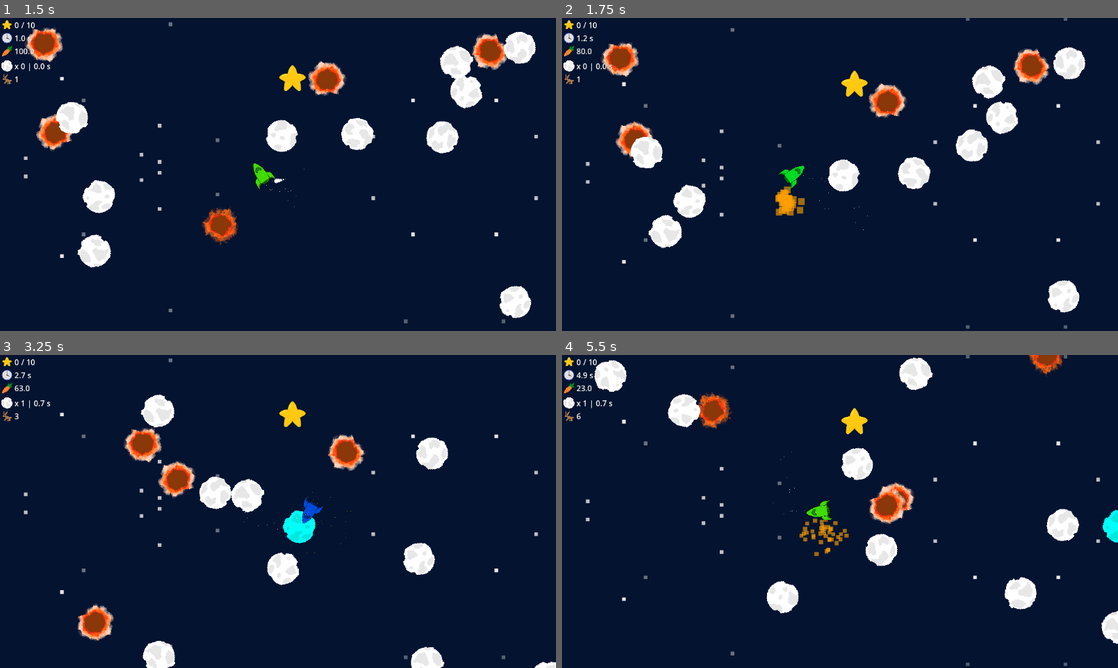
Above: before the commit, frames 1-4 (two rows, left to right).
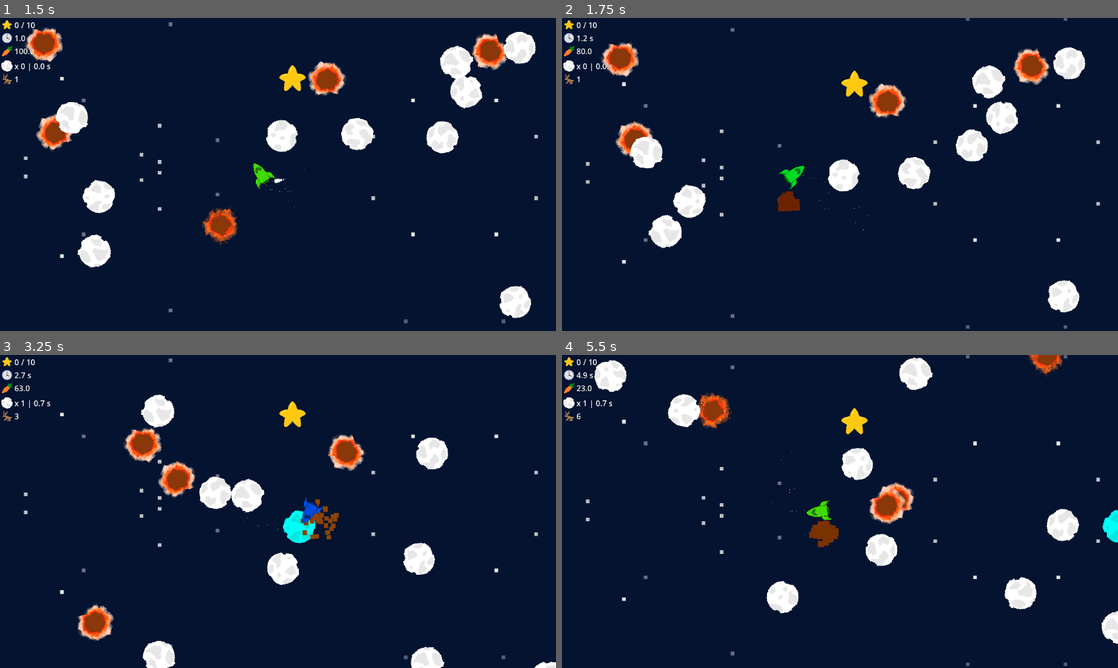
Above: after the commit, the same moments.

Repository: Setry/gj-solo
Game: Godot game, scene res://Scenes/MainTest.tscn
Same seed, same stepped clock (60 frames per second), same inputs: the game is played once before the commit and once after it.
Inputs:
- Up to frame 1 (1.5 s): tap Enter at 0.5 s; hold Space (press) 0.53-1.28 s; tap Space (press) at 1.35 s
- Up to frame 2 (1.75 s): no input
- Up to frame 3 (3.25 s): hold Space (press) 2.03-2.78 s; tap Space (press) at 2.85 s
- Up to frame 4 (5.5 s): hold Space (press) 3.53-4.28 s; tap Space (press) at 4.35 s; hold Space (press) from 5.03 s (still down)

Frame 1 is identical in both runs. In frame 2, 0.4% of the frame differs, in the area x 38-44%, y 53-64%; in frame 3, 0.3%; in frame 4, 0.5%, in the area x 42-52%, y 52-65%.

Commit message:
changed particles and color

Diff:
--- a/assets/Enemy.tscn
+++ b/assets/Enemy.tscn
@@ -6,6 +6,10 @@
 [sub_resource type="Curve" id="Curve_2fdgs"]
 _data = [Vector2(0, 1), 0.0, 0.0, 0, 0, Vector2(0.721591, 0), 0.0, 0.0, 0, 0]
 point_count = 2
+
+[sub_resource type="Gradient" id="Gradient_2fdgs"]
+offsets = PackedFloat32Array(0, 0.286667, 0.6, 1)
+colors = PackedColorArray(0.393443, 0.0975818, 0, 1, 0.532595, 0.265813, 1.92523e-07, 1, 0.99339, 0.237288, 0, 1, 0.99, 0, 0, 1)
 
 [sub_resource type="CircleShape2D" id="CircleShape2D_g2rrn"]
 radius = 31.9
@@ -22,7 +26,6 @@
 amount = 40
 lifetime = 0.5
 one_shot = true
-speed_scale = 2.0
 explosiveness = 1.0
 emission_shape = 1
 emission_sphere_radius = 12.0
@@ -33,7 +36,8 @@
 scale_amount_min = 15.0
 scale_amount_max = 15.0
 scale_amount_curve = SubResource("Curve_2fdgs")
-color = Color(0.988235, 0.619608, 0, 0.635294)
+color_ramp = SubResource("Gradient_2fdgs")
 
 [node name="CollisionShape2D" type="CollisionShape2D" parent="."]
+visible = false
 shape = SubResource("CircleShape2D_g2rrn")
Not shown: 1 places in assets/Enemy.tscn that only renumber resources
